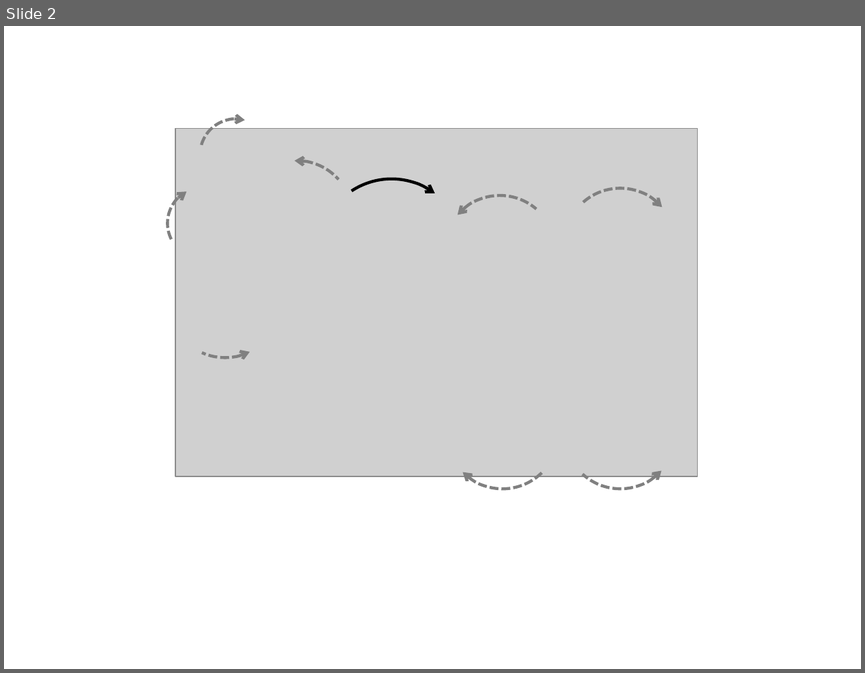
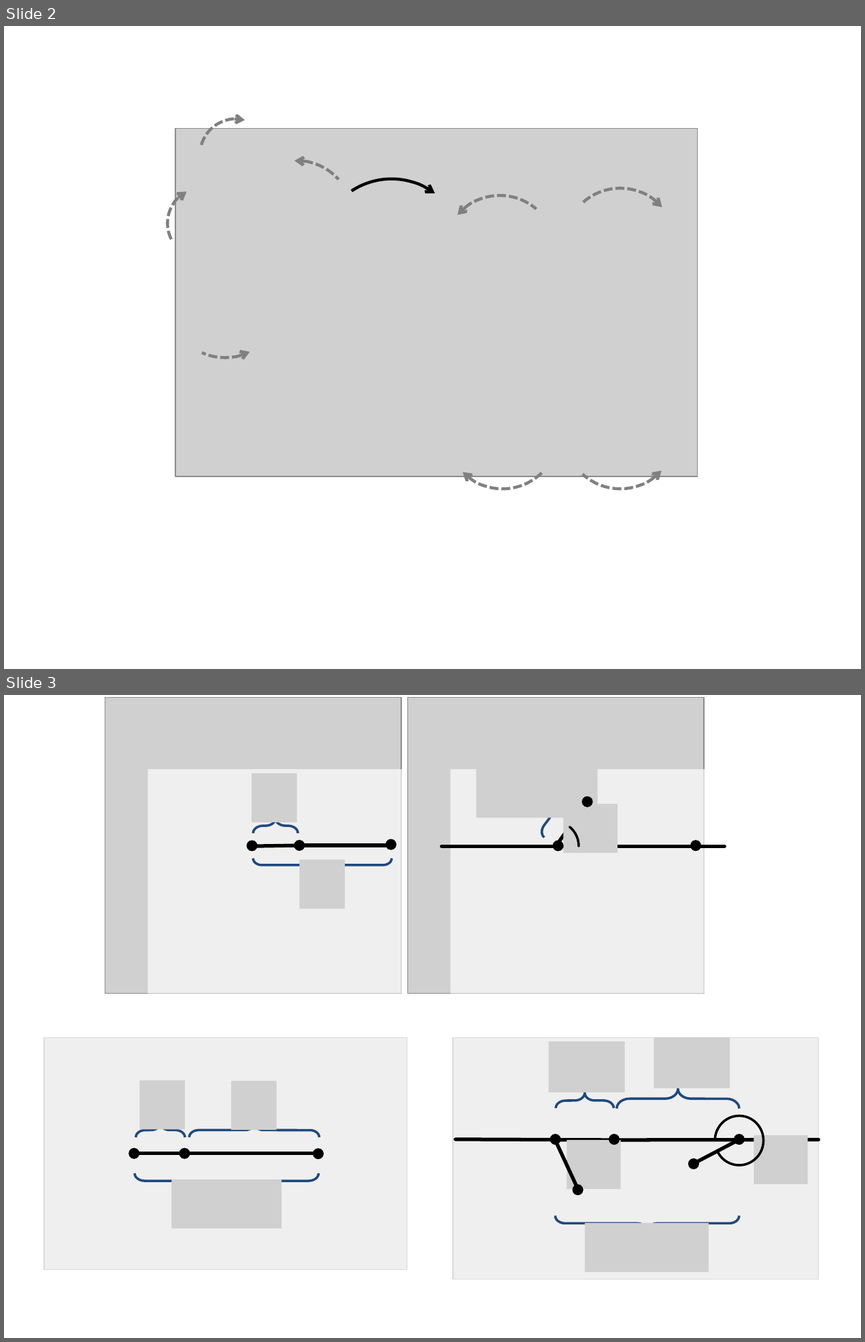
Before and after one commit to Ian-Parberry/sage-docs, a slide deck: Doxygen/physics/8. Box2D Joint Toy/figures.pptx. Shown one above the other, each under a label of ours: slide 2 before the commit, slides 2 and 3 after it. The pictures are 865x673 and 865x1342 pixels, drawn with LibreOffice and Linux fonts; fonts in the diff are those of the drawing; grey boxes stand for pictures. Boxes give left, top, right and bottom in pixels: in the first picture for what was removed or moved away, otherwise in the second. Text is boxed around its words. In the diff, an @@ line names an element or a change of style, - is before the commit and + after.

```diff
--- a/Doxygen/physics/8. Box2D Joint Toy/figures.pptx
+++ b/Doxygen/physics/8. Box2D Joint Toy/figures.pptx
@@ slide 3 added at bbox=[4, 695, 861, 1338], background #FFFFFF @@
@@ group added at bbox=[105, 698, 725, 994]: 6 pictures, 6 ellipses, 4 lines, 3 left braces, 2 rectangles, 1 arc (boxed as its full ellipse) @@
@@ ellipse added at bbox=[550, 1134, 561, 1145], fill #000000 @@
@@ ellipse added at bbox=[609, 1134, 620, 1145], fill #000000 @@
@@ ellipse added at bbox=[734, 1134, 745, 1145], fill #000000 @@
@@ ellipse added at bbox=[128, 1147, 139, 1159], fill #000000 @@
@@ ellipse added at bbox=[179, 1147, 190, 1159], fill #000000 @@
@@ ellipse added at bbox=[313, 1149, 324, 1159], fill #000000 @@
@@ ellipse added at bbox=[687, 1157, 699, 1169], fill #000000 @@
@@ group added at bbox=[30, 1035, 836, 1285]: 10 pictures, 6 lines, 6 left braces, 2 arc (boxed as its full ellipse)s, 1 rectangle @@
@@ ellipse added at bbox=[572, 1184, 583, 1195], fill #000000 @@
```
Also in this commit, not shown: 1 slide changed, 5 other slides added, 35 other files.
